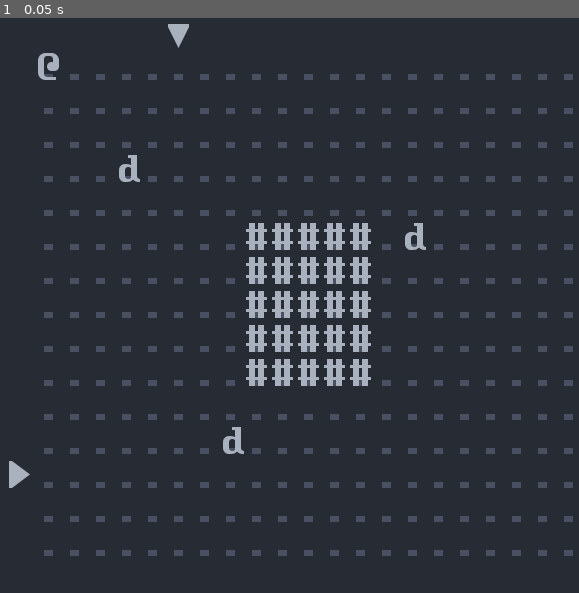
Above: before the commit, frame 1.
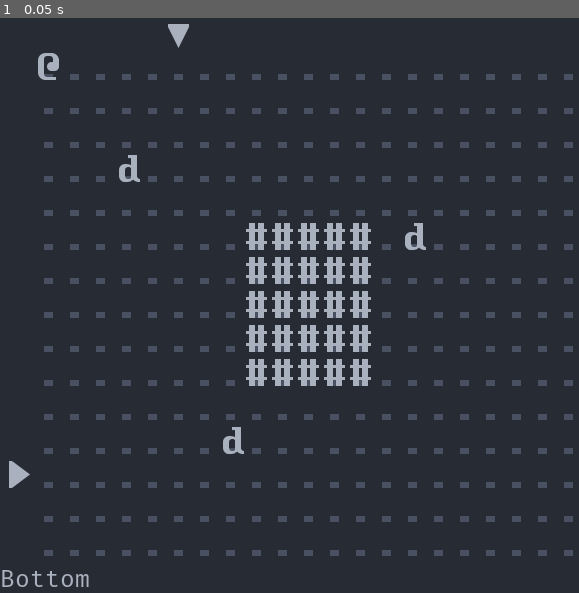
Above: after the commit, the same moment.

Repository: PiotrDawidziuk/Rouge2
Game: Godot game, scene res://scene/main/MainScene.tscn
Two runs of this game, one before a commit and one after it. Both use one fixed random seed, a clock stepped at 60 frames per second and the inputs below.
Inputs:
- Up to frame 1 (0.05 s): no input

The runs differ from the first frame. In frame 1, 0.2% of the frame differs, in the area x 0-16%, y 96-99%.

Commit message:
print moves

Diff:
--- /dev/null
+++ b/library/InputName.gd
@@ -0,0 +1,4 @@
+const MOVE_LEFT: String = "move_left"
+const MOVE_RIGHT: String = "move_right"
+const MOVE_UP: String = "move_up"
+const MOVE_DOWN: String = "move_down"
--- a/project.godot
+++ b/project.godot
@@ -26,6 +26,29 @@
 window/size/resizable=false
 window/energy_saving/keep_screen_on=false
 
+[input]
+
+move_left={
+"deadzone": 0.5,
+"events": [ Object(InputEventKey,"resource_local_to_scene":false,"resource_name":"","device":0,"alt":false,"shift":false,"control":false,"meta":false,"command":false,"pressed":false,"scancode":16777231,"unicode":0,"echo":false,"script":null)
+ ]
+}
+move_right={
+"deadzone": 0.5,
+"events": [ Object(InputEventKey,"resource_local_to_scene":false,"resource_name":"","device":0,"alt":false,"shift":false,"control":false,"meta":false,"command":false,"pressed":false,"scancode":16777233,"unicode":0,"echo":false,"script":null)
+ ]
+}
+move_up={
+"deadzone": 0.5,
+"events": [ Object(InputEventKey,"resource_local_to_scene":false,"resource_name":"","device":0,"alt":false,"shift":false,"control":false,"meta":false,"command":false,"pressed":false,"scancode":16777232,"unicode":0,"echo":false,"script":null)
+ ]
+}
+move_down={
+"deadzone": 0.5,
+"events": [ Object(InputEventKey,"resource_local_to_scene":false,"resource_name":"","device":0,"alt":false,"shift":false,"control":false,"meta":false,"command":false,"pressed":false,"scancode":16777234,"unicode":0,"echo":false,"script":null)
+ ]
+}
+
 [rendering]
 
 environment/default_clear_color=Color( 0.156863, 0.172549, 0.203922, 1 )
--- a/scene/gui/Control.tscn
+++ b/scene/gui/Control.tscn
@@ -1,8 +1,32 @@
-[gd_scene format=2]
+[gd_scene load_steps=3 format=2]
 
-[node name="Control" type="Control"]
-margin_right = 40.0
-margin_bottom = 40.0
+[ext_resource path="res://resource/FiraCode-Regular.ttf" type="DynamicFontData" id=1]
+
+[sub_resource type="DynamicFont" id=1]
+size = 24
+font_data = ExtResource( 1 )
+
+[node name="MainGUI" type="Control"]
+margin_right = 800.0
+margin_bottom = 600.0
 __meta__ = {
 "_edit_use_anchors_": false
 }
+
+[node name="Bottom" type="Label" parent="."]
+margin_top = 550.0
+margin_right = 800.0
+margin_bottom = 600.0
+custom_fonts/font = SubResource( 1 )
+custom_colors/font_color = Color( 0.670588, 0.698039, 0.74902, 1 )
+text = "Bottom"
+__meta__ = {
+"_edit_use_anchors_": false
+}
+
+[node name="Sidebar" type="Label" parent="."]
+margin_right = 100.0
+margin_bottom = 600.0
+__meta__ = {
+"_edit_use_anchors_": false
+}
--- a/scene/main/MainScene.tscn
+++ b/scene/main/MainScene.tscn
@@ -1,8 +1,15 @@
-[gd_scene load_steps=2 format=2]
+[gd_scene load_steps=4 format=2]
 
 [ext_resource path="res://scene/main/InitWorld.gd" type="Script" id=1]
+[ext_resource path="res://scene/main/PCMove.gd" type="Script" id=2]
+[ext_resource path="res://scene/gui/Control.tscn" type="PackedScene" id=3]
 
 [node name="MainScene" type="Node2D"]
 
 [node name="InitWorld" type="Node2D" parent="."]
 script = ExtResource( 1 )
+
+[node name="Control" parent="." instance=ExtResource( 3 )]
+
+[node name="PCMove" type="Node2D" parent="."]
+script = ExtResource( 2 )
--- /dev/null
+++ b/scene/main/PCMove.gd
@@ -0,0 +1,15 @@
+extends Node2D
+
+
+var _new_InputName := preload("res://library/InputName.gd").new()
+
+
+func _unhandled_input(event: InputEvent) -> void:
+	if event.is_action_pressed(_new_InputName.MOVE_LEFT):
+		print("move left")
+	elif event.is_action_pressed(_new_InputName.MOVE_RIGHT):
+		print("move right")
+	elif event.is_action_pressed(_new_InputName.MOVE_UP):
+		print("move up")
+	elif event.is_action_pressed(_new_InputName.MOVE_DOWN):
+		print("move down")
